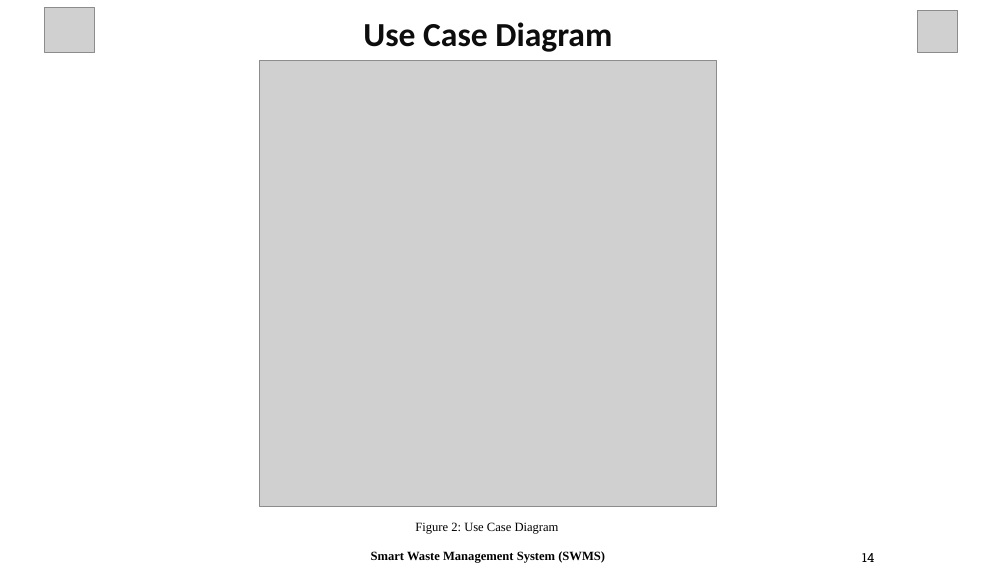
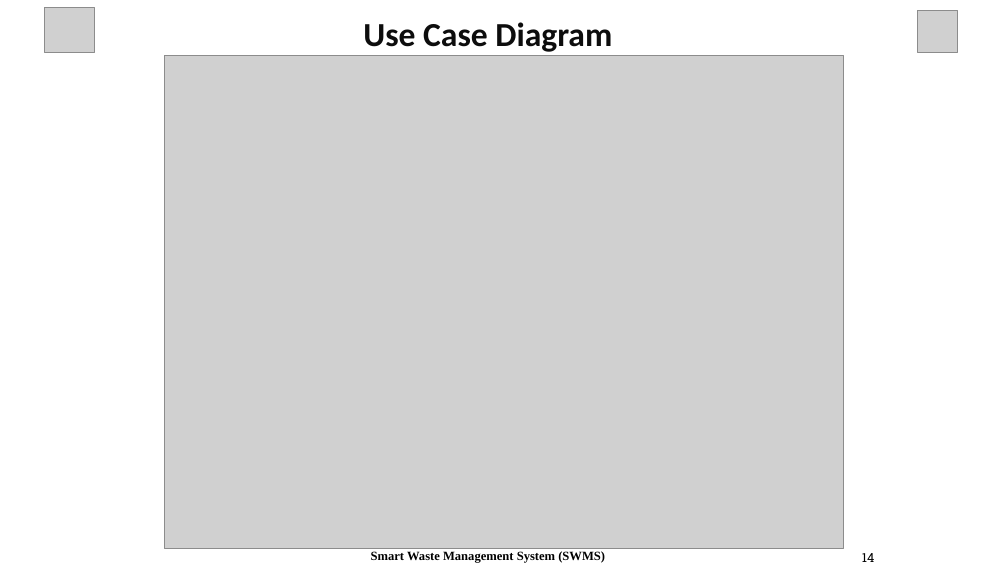
Before and after one commit to murad-02/smart_waste_management_system, a slide deck: slide 14 of Documents/Mock Presentaion.pptx. Drawn at 1008x567 pixels with LibreOffice and Linux fonts; fonts in the diff are those of the drawing; grey boxes stand for pictures. Boxes give left, top, right and bottom in pixels: in the first picture for what was removed or moved away, otherwise in the second. Text is boxed around its words. In the diff, an @@ line names an element or a change of style, - is before the commit and + after.

```diff
--- a/Documents/Mock Presentaion.pptx
+++ b/Documents/Mock Presentaion.pptx
@@ picture: place and size @@
-picture at [259, 60, 716, 507]
+picture at [165, 55, 844, 549]
@@ text removed at [415, 522, 559, 534] @@
-Figure 2: Use Case Diagram
```
Also in this commit, not shown: 1 other slide changed, 3 other files.
